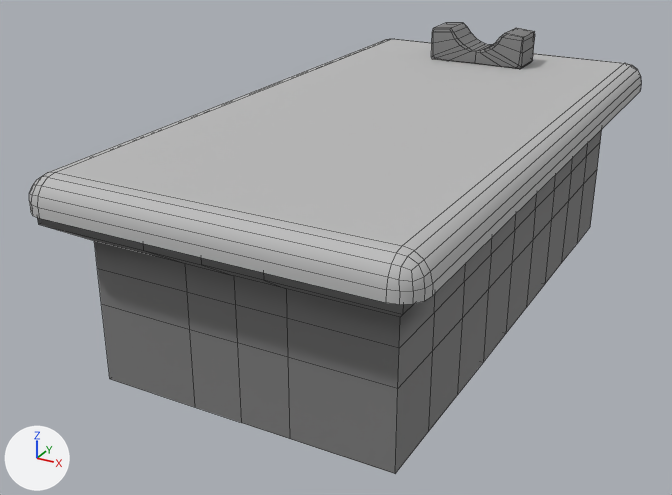
A saved change to the FBX model Assets/_Art/house/operatingTable_01.fbx.
Both versions are drawn from a 50 mm lens placed at (1.43, -3.17, 1.66), pointed at (-0.15, -0.3, 0.23). Every picture has the same lights, and +X, +Y and +Z are marked at lower left. The first picture is the older version. Mesh edges are drawn as thin lines. Where no turn or scale is listed for an object, it has been applied to the vertices.

In view in the first picture: 'table_03'.
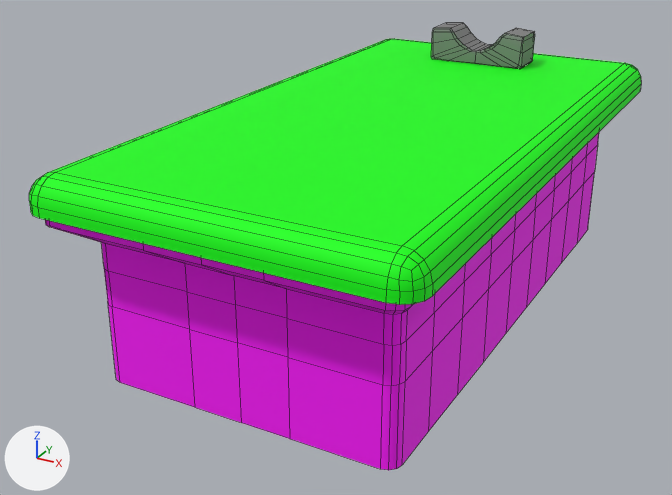
Commit message: operating table update

What changed in the scene script:
```text
Change mat_tabletop_mat:
    mat_tabletop_mat.base_color: (0.5, 0.5, 0.5) -> (0.0, 1.0, 0.0)  # grey #bcbcbc -> green #00ff00
Change mat_tablebase_mat:
    mat_tablebase_mat.base_color: (0.201, 0.201, 0.201) -> (1.0, 0.0, 1.0)  # grey #7c7c7c -> pink #ff00ff
Change me_mesh:
    used by ob_table_03; location = (0.0, 0.0, 0.0)
    remove me_mesh.from_pydata(...)  # 404 vertices, 390 faces; spans x -0.65..0.65, y -1.35..1.13, z 0.0..0.9
    add me_mesh.from_pydata(...)  # 452 vertices, 414 faces; spans x -0.65..0.65, y -1.35..1.13, z 0.0..0.9
    me_mesh part 1
    48 vertices are removed from x -0.6..0.6, y -1.32..1.09, z 0.0..0.69
    80 faces are deleted
    64 vertices are added at x -0.6..0.6, y -1.32..1.09, z 0.0..0.69
    8 new vertices lie (0.3, 0.0, 0.0) away from vertices in x 0.18, y -1.18..0.94, z 0.0..0.5
    8 new vertices lie (0.0, 0.18, 0.0) away from vertices in x -0.53..0.53, y 0.71, z 0.0..0.5
    8 new vertices lie (0.0, -0.19, 0.0) away from vertices in x -0.53..0.53, y -0.94, z 0.0..0.5
    8 new vertices lie (-0.3, 0.0, 0.0) away from vertices in x -0.18, y -1.18..0.94, z 0.0..0.5
    104 new faces join them, mat_tablebase_mat (pink #ff00ff)
```

Boxes [x1, y1, x2, y2] around the edits, measured in the pictures (672 x 495 px; the box of a moved part takes in the faces that stretch with it):
'table_03', recoloured, reshaped
    before: [29, 23, 641, 474]
    after: [29, 23, 641, 470]
part 1 of me_mesh, moved or reshaped
    before: [37, 129, 602, 474]
    after: [45, 132, 599, 470]
